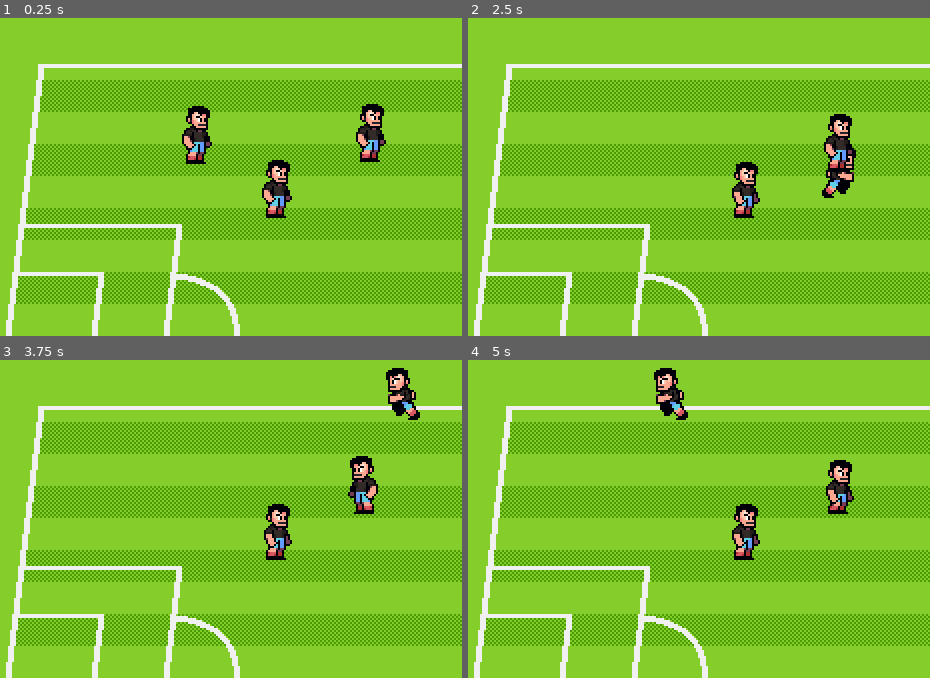
Above: before the commit, frames 1-4 (two rows, left to right).
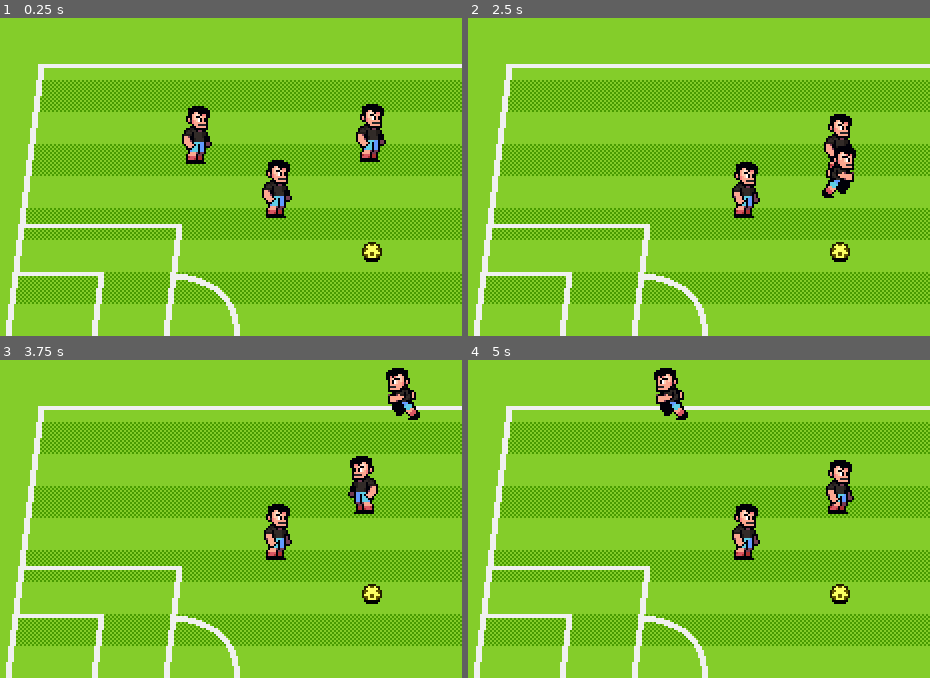
Above: after the commit, the same moments.

Repository: Tojosoa-code/soccer-game
Game: Godot game, scene res://scenes/global/world.tscn
The game is run twice, just before and just after one commit, with the same random seed, the same clock (stepped at 60 frames per second) and the same inputs.
Inputs:
- Up to frame 1 (0.25 s): no input
- Up to frame 2 (2.5 s): hold Right (p1_right) 0.53-1.28 s; tap [ (p1_pass) at 0.6 s; hold Down (p1_down) 1.28-2.03 s; tap ] (p1_shoot) at 1.35 s; hold Right (p1_right) from 2.03 s (still down); tap S (p2_down) at 2.1 s
- Up to frame 3 (3.75 s): release Right (p1_right) at 2.78 s; hold Up (p1_up) 2.78-3.53 s; tap A (p2_left) at 2.85 s; hold Left (p1_left) from 3.53 s (still down); tap ` (p2_pass) at 3.6 s
- Up to frame 4 (5 s): keep holding Left (p1_left); tap D (p2_right) at 4.35 s

The runs differ from the first frame. In frame 1, 0.2% of the frame differs, in the area x 78-83%, y 70-77%; in frame 2, 0.4%, in the area x 77-84%, y 40-77%; in frame 3, 0.2%; in frame 4, 0.2%.

Commit message:
Ajouter l'objet balle et state machine

Diff:
--- a/project.godot
+++ b/project.godot
@@ -91,6 +91,12 @@
 ]
 }
 
+[layer_names]
+
+2d_physics/layer_1="PitchWalls"
+2d_physics/layer_2="Player"
+2d_physics/layer_3="Ball"
+
 [rendering]
 
 textures/canvas_textures/default_texture_filter=0
--- /dev/null
+++ b/scenes/Ball/ball.tscn
@@ -0,0 +1,104 @@
+[gd_scene load_steps=10 format=3 uid="uid://bmdlx1uydb10n"]
+
+[ext_resource type="Script" uid="uid://7b5apmeh2k07" path="res://scripts/ball/ball.gd" id="1_3751q"]
+[ext_resource type="Texture2D" uid="uid://cu5de3msuaqmf" path="res://assets/art/props/soccer-ball.png" id="1_4667c"]
+[ext_resource type="Texture2D" uid="uid://b2k2eb3ft28m3" path="res://assets/art/props/ball-shadow.png" id="2_jsqxx"]
+
+[sub_resource type="CircleShape2D" id="CircleShape2D_4667c"]
+radius = 5.0
+
+[sub_resource type="Animation" id="Animation_4667c"]
+resource_name = "idle"
+length = 0.1
+loop_mode = 1
+step = 0.1
+tracks/0/type = "value"
+tracks/0/imported = false
+tracks/0/enabled = true
+tracks/0/path = NodePath("BallSprite:frame")
+tracks/0/interp = 1
+tracks/0/loop_wrap = true
+tracks/0/keys = {
+"times": PackedFloat32Array(0),
+"transitions": PackedFloat32Array(1),
+"update": 1,
+"values": [0]
+}
+
+[sub_resource type="Animation" id="Animation_jsqxx"]
+length = 0.001
+tracks/0/type = "value"
+tracks/0/imported = false
+tracks/0/enabled = true
+tracks/0/path = NodePath("BallSprite:frame")
+tracks/0/interp = 1
+tracks/0/loop_wrap = true
+tracks/0/keys = {
+"times": PackedFloat32Array(0),
+"transitions": PackedFloat32Array(1),
+"update": 1,
+"values": [0]
+}
+
+[sub_resource type="Animation" id="Animation_3751q"]
+resource_name = "roll"
+length = 0.2
+loop_mode = 1
+step = 0.05
+tracks/0/type = "value"
+tracks/0/imported = false
+tracks/0/enabled = true
+tracks/0/path = NodePath("BallSprite:frame")
+tracks/0/interp = 1
+tracks/0/loop_wrap = true
+tracks/0/keys = {
+"times": PackedFloat32Array(0, 0.05, 0.1, 0.15),
+"transitions": PackedFloat32Array(1, 1, 1, 1),
+"update": 1,
+"values": [0, 1, 2, 3]
+}
+
+[sub_resource type="AnimationLibrary" id="AnimationLibrary_3751q"]
+_data = {
+&"RESET": SubResource("Animation_jsqxx"),
+&"idle": SubResource("Animation_4667c"),
+&"roll": SubResource("Animation_3751q")
+}
+
+[sub_resource type="CircleShape2D" id="CircleShape2D_4frfw"]
+radius = 4.0
+
+[node name="Ball" type="AnimatableBody2D"]
+collision_layer = 4
+script = ExtResource("1_3751q")
+
+[node name="BallSprite" type="Sprite2D" parent="."]
+texture = ExtResource("1_4667c")
+centered = false
+offset = Vector2(-5, -10)
+hframes = 4
+
+[node name="CollisionShape2D" type="CollisionShape2D" parent="."]
+position = Vector2(0, -5)
+shape = SubResource("CircleShape2D_4667c")
+
+[node name="AnimationPlayer" type="AnimationPlayer" parent="."]
+libraries = {
+&"": SubResource("AnimationLibrary_3751q")
+}
+
+[node name="ShadowSprite" type="Sprite2D" parent="."]
+texture = ExtResource("2_jsqxx")
+centered = false
+offset = Vector2(-8, -16)
+
+[node name="PlayerDetectionArea" type="Area2D" parent="."]
+unique_name_in_owner = true
+position = Vector2(0, -5)
+collision_layer = 0
+collision_mask = 2
+monitorable = false
+
+[node name="CollisionShape2D" type="CollisionShape2D" parent="PlayerDetectionArea"]
+shape = SubResource("CircleShape2D_4frfw")
+debug_color = Color(0, 0.6461154, 0.25188175, 0.41960785)
--- a/scenes/characters/player.tscn
+++ b/scenes/characters/player.tscn
@@ -104,6 +104,7 @@
 height = 18.0
 
 [node name="Player" type="CharacterBody2D"]
+collision_layer = 2
 script = ExtResource("1_yewv4")
 speed = 80.0
 
--- a/scenes/global/world.tscn
+++ b/scenes/global/world.tscn
@@ -1,9 +1,10 @@
-[gd_scene load_steps=5 format=3 uid="uid://bas1poyohi7id"]
+[gd_scene load_steps=6 format=3 uid="uid://bas1poyohi7id"]
 
 [ext_resource type="Texture2D" uid="uid://hnfilqum3yko" path="res://assets/art/backgrounds/pitch-background.png" id="1_k3fmg"]
 [ext_resource type="Texture2D" uid="uid://bal33d786xu70" path="res://assets/art/backgrounds/pitch-pattern.png" id="2_vi4sn"]
 [ext_resource type="Texture2D" uid="uid://d1ep1tdltwvih" path="res://assets/art/backgrounds/pitch-lines.png" id="3_hwxo7"]
 [ext_resource type="PackedScene" uid="uid://jrqolrnb1i40" path="res://scenes/characters/player.tscn" id="4_vi4sn"]
+[ext_resource type="PackedScene" uid="uid://bmdlx1uydb10n" path="res://scenes/Ball/ball.tscn" id="5_hwxo7"]
 
 [node name="World" type="Node2D"]
 
@@ -24,13 +25,19 @@
 texture = ExtResource("3_hwxo7")
 centered = false
 
-[node name="Player" parent="." instance=ExtResource("4_vi4sn")]
+[node name="ActorsContainer" type="Node2D" parent="."]
+y_sort_enabled = true
+
+[node name="Player" parent="ActorsContainer" instance=ExtResource("4_vi4sn")]
 position = Vector2(148, 94)
 control_scheme = 1
 
-[node name="Player2" parent="." instance=ExtResource("4_vi4sn")]
+[node name="Player2" parent="ActorsContainer" instance=ExtResource("4_vi4sn")]
 position = Vector2(235, 93)
 control_scheme = 2
 
-[node name="Player3" parent="." instance=ExtResource("4_vi4sn")]
+[node name="Player3" parent="ActorsContainer" instance=ExtResource("4_vi4sn")]
 position = Vector2(188, 121)
+
+[node name="Ball" parent="ActorsContainer" instance=ExtResource("5_hwxo7")]
+position = Vector2(235, 143)
--- /dev/null
+++ b/scripts/ball/ball.gd
@@ -0,0 +1,27 @@
+class_name Ball
+extends AnimatableBody2D
+
+enum State  {
+	CARRIED,
+	FREEFORM,
+	SHOT
+}
+
+@onready var player_detection_area: Area2D = %PlayerDetectionArea
+
+var current_state : BallState = null
+var velocity := Vector2.ZERO
+var state_factory := BallStateFactory.new()
+var carrier : Player = null
+
+func _ready() -> void:
+	switch_state(State.FREEFORM)
+
+func switch_state(state : Ball.State) -> void :
+	if current_state != null :
+		current_state.queue_free()
+	current_state = state_factory.get_fresh_state(state)
+	current_state.setup(self, player_detection_area, carrier)
+	current_state.state_transition_requested.connect(switch_state.bind())
+	current_state.name = "BallStateMachine"
+	call_deferred("add_child", current_state)
--- /dev/null
+++ b/scripts/states/ball/ball_state.gd
@@ -0,0 +1,14 @@
+class_name BallState
+extends Node
+
+@warning_ignore("unused_signal")
+signal state_transition_requested(new_state : BallState)
+
+var ball : Ball = null
+var player_detection_area : Area2D = null
+var carrier : Player = null
+
+func setup(context_ball : Ball, context_player_detection_area : Area2D, context_carrier : Player) -> void :
+	ball = context_ball
+	carrier = context_carrier
+	player_detection_area = context_player_detection_area
--- /dev/null
+++ b/scripts/states/ball/ball_state_carried.gd
@@ -0,0 +1,9 @@
+class_name BallStateCarried
+extends BallState
+
+
+func _enter_tree() -> void:
+	assert(carrier != null)
+
+func _process(_delta: float) -> void:
+	ball.position = carrier.position
--- /dev/null
+++ b/scripts/states/ball/ball_state_factory.gd
@@ -0,0 +1,14 @@
+class_name BallStateFactory
+
+var states : Dictionary
+
+func _init() -> void:
+	states = {
+		Ball.State.CARRIED : BallStateCarried,
+		Ball.State.FREEFORM : BallStateFreeForm,
+		Ball.State.SHOT : BallStateShot,
+	}
+
+func get_fresh_state(state : Ball.State) -> BallState :
+	assert(states.has(state), "Ce State n'existe PAS !!!")
+	return states.get(state).new()
--- /dev/null
+++ b/scripts/states/ball/ball_state_freeform.gd
@@ -0,0 +1,9 @@
+class_name BallStateFreeForm
+extends BallState
+
+func _enter_tree() -> void:
+	player_detection_area.body_entered.connect(on_player_enter.bind())
+
+func on_player_enter(body : Player) -> void :
+	ball.carrier = body
+	state_transition_requested.emit(Ball.State.CARRIED)
--- /dev/null
+++ b/scripts/states/ball/ball_state_shot.gd
@@ -0,0 +1,2 @@
+class_name BallStateShot
+extends BallState
Not shown, added: scripts/ball/ball.gd.uid
Not shown, added: scripts/states/ball/ball_state.gd.uid
Not shown, added: scripts/states/ball/ball_state_carried.gd.uid
Not shown, added: scripts/states/ball/ball_state_factory.gd.uid
Not shown, added: scripts/states/ball/ball_state_freeform.gd.uid
Not shown, added: scripts/states/ball/ball_state_shot.gd.uid
Renamed: scripts/states/player_state.gd -> scripts/states/character/player_state.gd
Renamed: scripts/states/player_state.gd.uid -> scripts/states/character/player_state.gd.uid
Renamed: scripts/states/player_state_factory.gd -> scripts/states/character/player_state_factory.gd
Renamed: scripts/states/player_state_factory.gd.uid -> scripts/states/character/player_state_factory.gd.uid
Renamed: scripts/states/player_state_moving.gd -> scripts/states/character/player_state_moving.gd
Renamed: scripts/states/player_state_moving.gd.uid -> scripts/states/character/player_state_moving.gd.uid
(and 4 more such lines)
